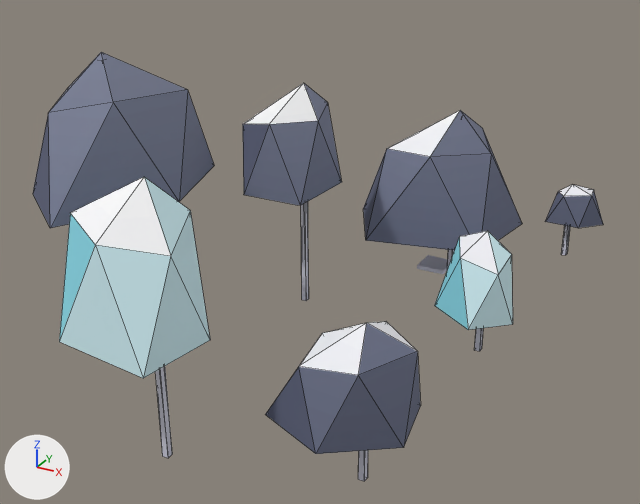
Before and after pictures for a commit that changed the glTF model public/assets/toycar/set-glacier-moraine-c.glb.
The view is the same before and after, from a 50 mm lens placed at (6.08, -12.58, 7.69), pointed at (-0.84, 0.0, 1.4). The lights are fixed; the arrows at lower left show +X, +Y and +Z. The older version comes first. Mesh edges are drawn as thin lines on the coarser meshes. Vertices at exactly the same position are counted once.

Names of what the first picture shows: 'moraine' and 1 more.
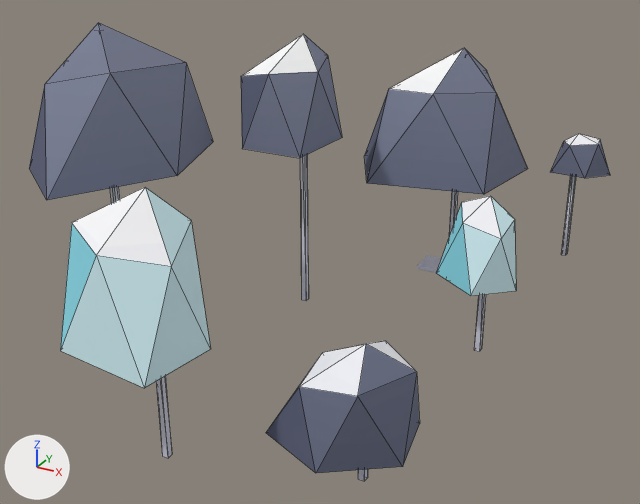
The edits, one by one:
me_moraine is used by ob_moraine; location (0.0, 0.0, 0.0).
me_moraine had 133 vertices, 175 faces and spanned x -4.65..2.84, y -5.4..6.51, z -0.3..5.04.
me_moraine now has 133 vertices, 175 faces and spans x -4.65..2.84, y -5.4..6.51, z -0.3..5.48.
me_moraine part 1: the loose piece of 11 vertices spanning x -1.73..1.53, y 1.99..4.77, z 0.86..3.31 is moved by (0.0, 0.0, 1.19).
me_moraine part 2: the loose piece of 11 vertices spanning x -3.08..-1.18, y 0.01..2.27, z 2.19..4.06 is moved by (0.0, 0.0, 0.87).
me_moraine part 3: the loose piece of 11 vertices spanning x 1.14..2.56, y 0.01..1.55, z 0.57..2.0 is moved by (0.0, 0.0, 0.63).
me_moraine part 4: the loose piece of 11 vertices spanning x 0.29..2.32, y -4.13..-2.32, z 0.53..2.19 is moved by (0.0, 0.0, -0.31).
me_moraine part 5: the loose piece of 11 vertices spanning x -2.28..-0.19, y -5.4..-3.27, z 1.87..4.01 is moved by (0.0, 0.0, -0.14).
me_moraine part 6: the loose piece of 11 vertices spanning x -4.65..-2.32, y -3.8..-0.19, z 2.72..5.04 is moved by (0.0, 0.0, 0.44).
me_moraine part 7: the loose piece of 11 vertices spanning x 1.68..2.84, y 5.6..6.51, z 0.49..1.34 is moved by (0.0, 0.0, 1.13).
me_moraine part 8: all 4 vertices in x 1.82..1.92, y 0.89..0.99, z 1.89 are moved by (0.0, 0.0, 0.63).
me_moraine part 9: all 4 vertices in x -1.88..-1.78, y 1.13..1.23, z 3.95 are moved by (0.0, 0.0, 0.87).
me_moraine part 10: all 4 vertices in x 2.06..2.16, y 5.85..5.95, z 1.23 are moved by (0.0, 0.0, 1.13).
me_moraine part 11: all 4 vertices in x 0.3..0.4, y 3.41..3.51, z 3.2 are moved by (0.0, 0.0, 1.19).
me_moraine part 12: all 4 vertices in x 1.63..1.73, y -3.37..-3.27, z 2.08 are moved by (0.0, 0.0, -0.31).
me_moraine part 13: all 4 vertices in x -1.13..-1.03, y -4.27..-4.17, z 3.9 are moved by (0.0, 0.0, -0.14).
me_moraine part 14: all 4 vertices in x -3.47..-3.37, y -2.29..-2.19, z 4.93 are moved by (0.0, 0.0, 0.44).

Pixel boxes (x1, y1, x2, y2) of what changed, in the pictures (640 x 504 px; the box of a moved part takes in the faces that stretch with it):
'moraine', reshaped (7% taller)
    before: (33, 52, 603, 482)
    after: (29, 23, 610, 482)
part 1 of me_moraine, moved or reshaped
    before: (363, 110, 522, 250)
    after: (364, 48, 527, 194)
part 2 of me_moraine, moved or reshaped
    before: (243, 83, 342, 206)
    after: (241, 34, 342, 158)
part 3 of me_moraine, moved or reshaped
    before: (435, 231, 513, 330)
    after: (437, 196, 516, 296)
part 4 of me_moraine, moved or reshaped
    before: (265, 322, 421, 454)
    after: (266, 341, 420, 473)
part 5 of me_moraine, moved or reshaped
    before: (59, 177, 210, 378)
    after: (61, 187, 211, 388)
part 6 of me_moraine, moved or reshaped
    before: (33, 52, 214, 228)
    after: (29, 23, 213, 200)
part 7 of me_moraine, moved or reshaped
    before: (545, 185, 603, 228)
    after: (551, 134, 610, 178)
part 8 of me_moraine, moved or reshaped (mostly hidden before)
    before: (474, 328, 483, 351)
    after: (474, 294, 486, 351)
part 9 of me_moraine, moved or reshaped
    before: (301, 202, 309, 301)
    after: (301, 154, 309, 301)
part 10 of me_moraine, moved or reshaped (mostly hidden before)
    before: (561, 226, 570, 255)
    after: (561, 176, 576, 255)
part 11 of me_moraine, moved or reshaped
    before: (447, 250, 454, 270)
    after: (449, 191, 458, 237)
part 12 of me_moraine, moved or reshaped (mostly hidden afterwards)
    before: (358, 450, 368, 482)
    after: (358, 469, 368, 482)
part 13 of me_moraine, moved or reshaped
    before: (155, 366, 172, 458)
    after: (156, 376, 172, 458)
part 14 of me_moraine, moved or reshaped (not visible before)
    after: (110, 187, 120, 203)
